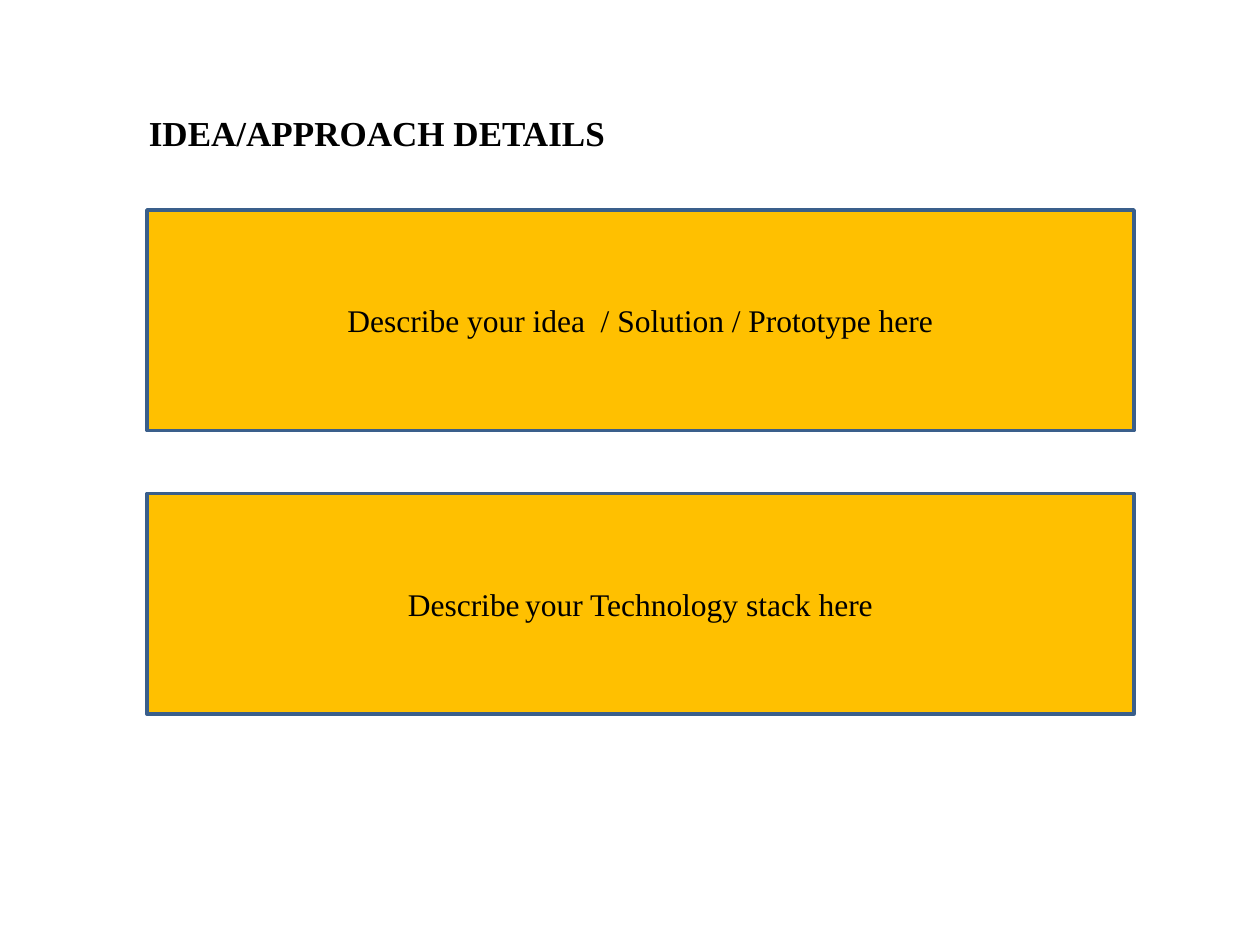
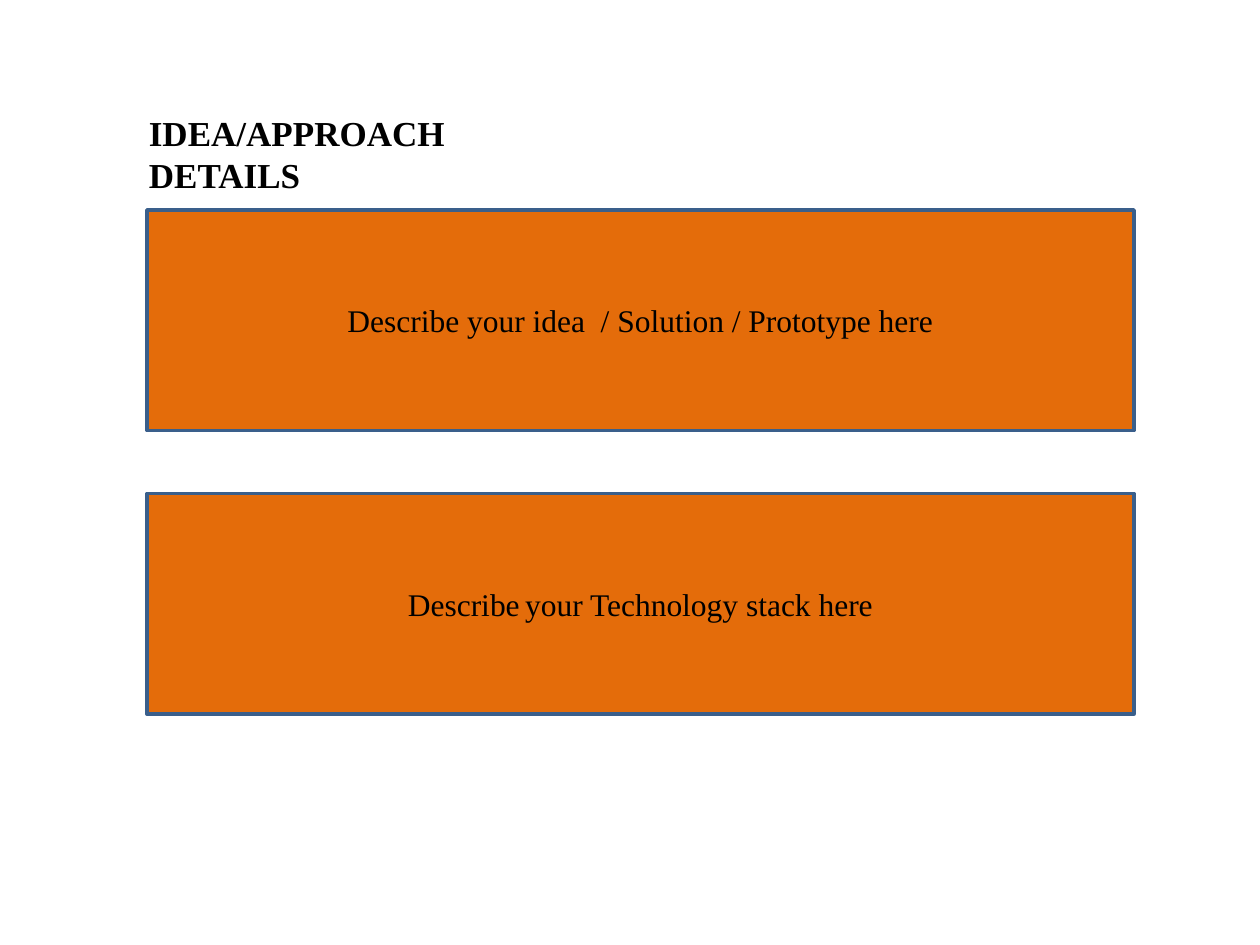
Before and after one commit to omkar-22/Swayamsidhdh-Hackathon, a slide deck: slide 2 of rulebook_files/Swayamsiddha HackathonTemplate.pptx. Drawn at 1260x945 pixels with LibreOffice and Linux fonts; fonts in the diff are those of the drawing. Boxes give left, top, right and bottom in pixels: in the first picture for what was removed or moved away, otherwise in the second. Text is boxed around its words. In the diff, an @@ line names an element or a change of style, - is before the commit and + after.

```diff
--- a/rulebook_files/Swayamsiddha HackathonTemplate.pptx
+++ b/rulebook_files/Swayamsiddha HackathonTemplate.pptx
@@ text "IDEA/APPROACH DETAILS" rewrapped from (x1=149, y1=122, x2=604, y2=147) to (x1=149, y1=122, x2=445, y2=189) @@
@@ rectangle "Describe your idea / Solution ..." at (x1=147, y1=210, x2=1134, y2=431): fill #FFC000 to #E46C0A @@
@@ rectangle "Describe your Technology stack here" at (x1=147, y1=494, x2=1134, y2=714): fill #FFC000 to #E46C0A @@
```
Also in this commit, not shown: 2 other slides changed, 30 other files.
